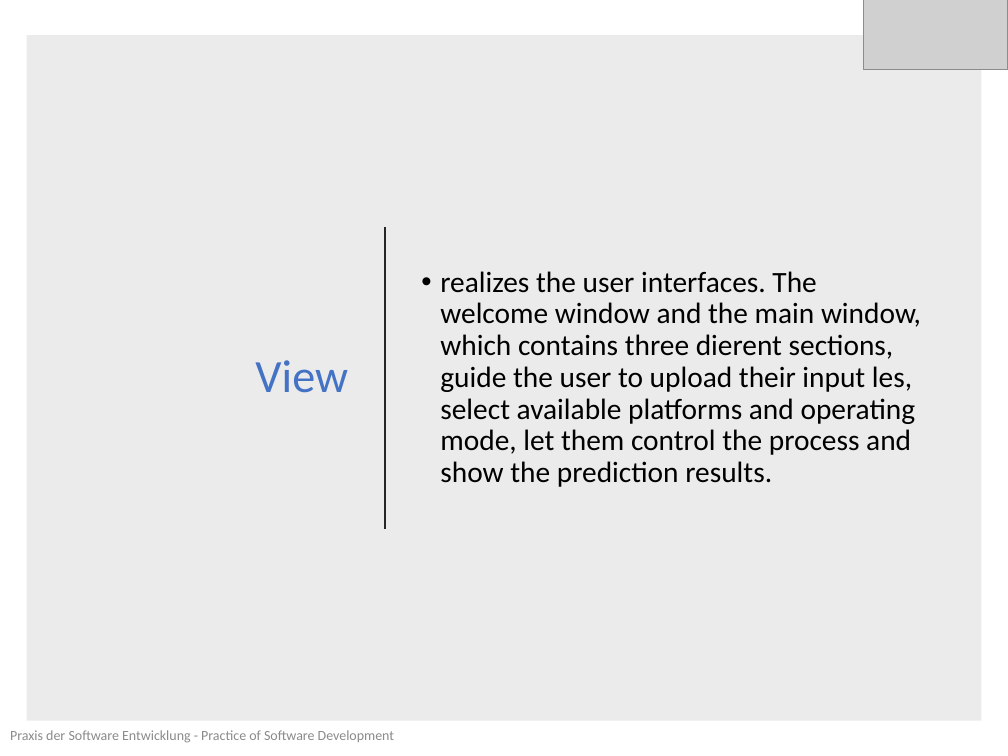
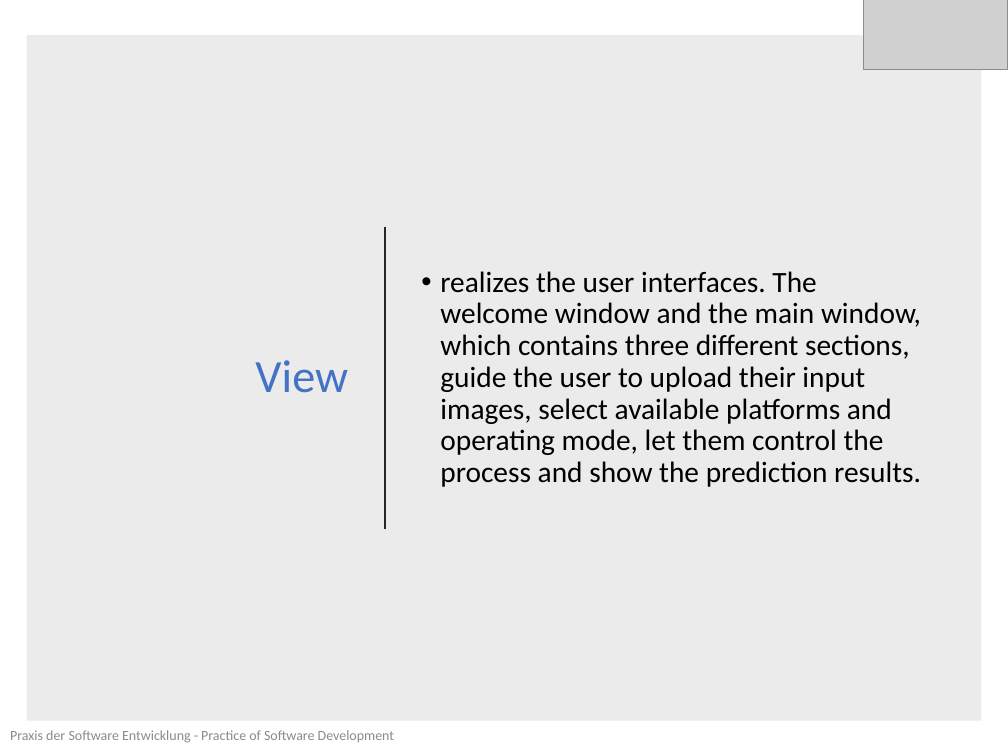
Before and after one commit to MehyarCh/HEPICS, a slide deck: slide 16 of designPresentation (Last Version).pptx. Drawn at 1008x756 pixels with LibreOffice and Linux fonts; fonts in the diff are those of the drawing; grey boxes stand for pictures. Boxes give left, top, right and bottom in pixels: in the first picture for what was removed or moved away, otherwise in the second. Text is boxed around its words. In the diff, an @@ line names an element or a change of style, - is before the commit and + after.

```diff
--- a/designPresentation (Last Version).pptx
+++ b/designPresentation (Last Version).pptx
@@ text at (440, 271, 921, 487): text changed @@
-• realizes the user interfaces. The welcome window and the main window, which contains three dierent sections, guide the user to upload their input les, select available platforms and operating mode, let them control the process and show the prediction results.
+• realizes the user interfaces. The welcome window and the main window, which contains three different sections, guide the user to upload their input images, select available platforms and operating mode, let them control the process and show the prediction results.
```
Also in this commit, not shown: 2 other slides changed.
